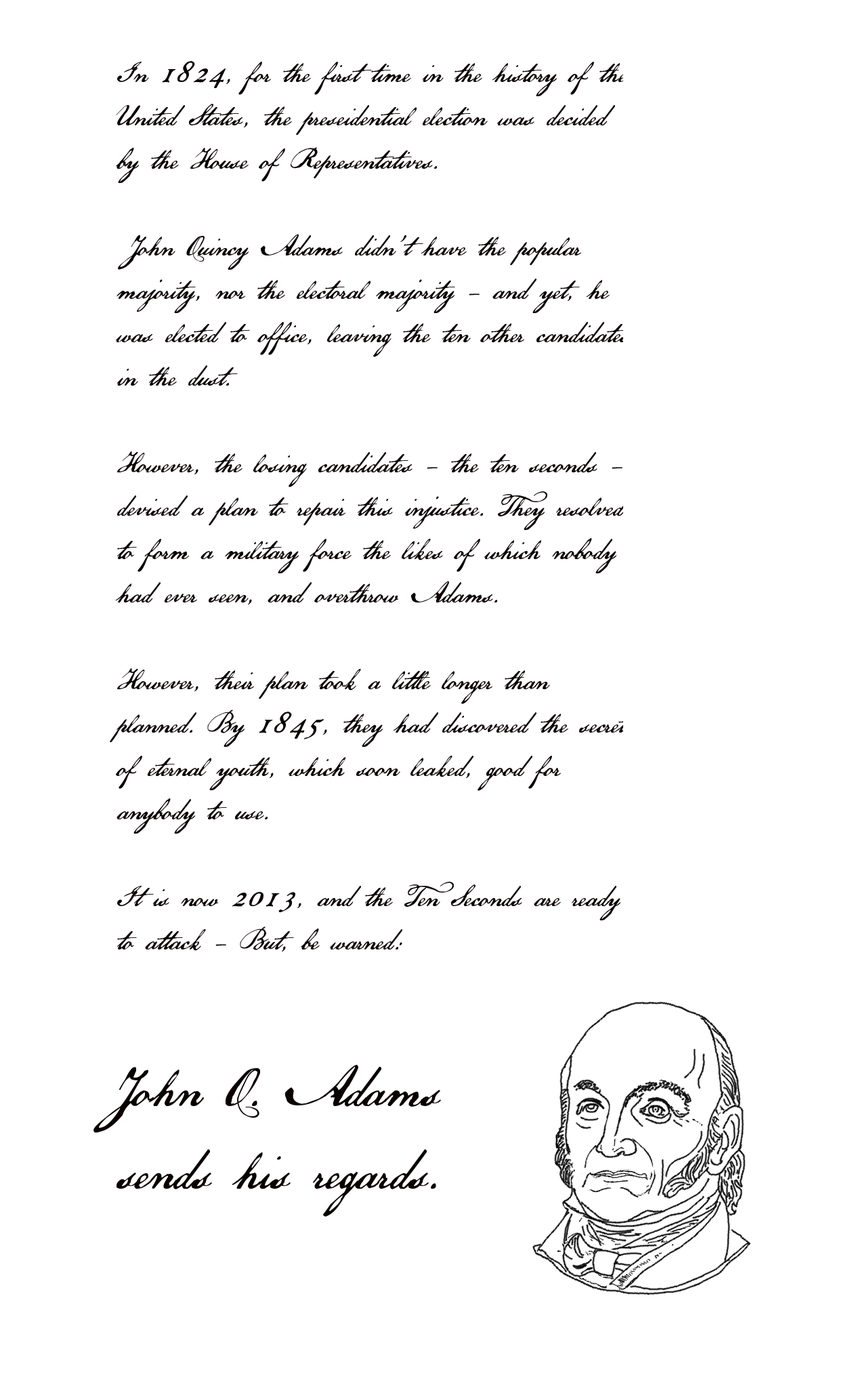
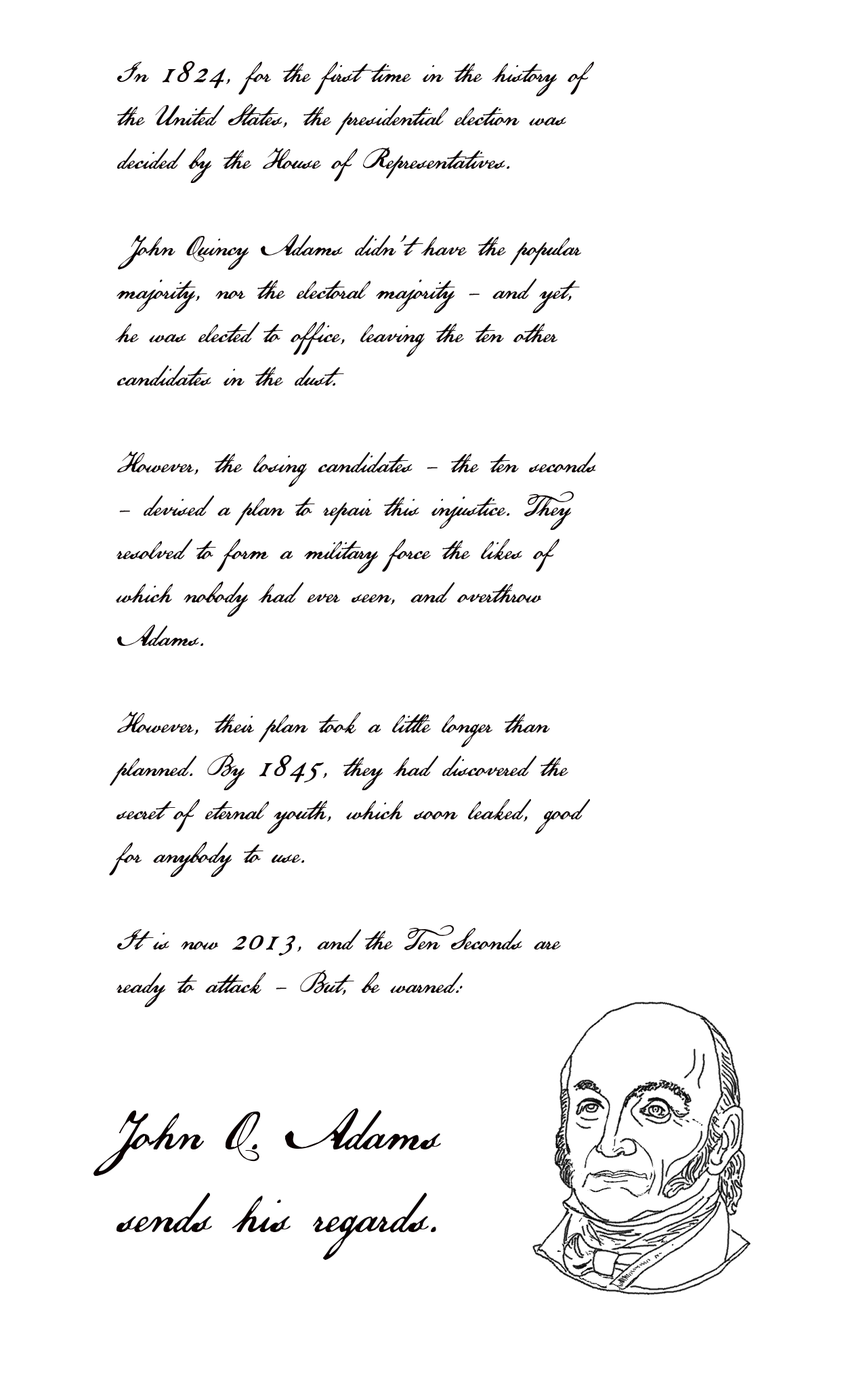
The second 867x1388 image is a revision of the first. Changes to its layers:
painted on "In 1824, for the first time in..." over bbox(93, 63, 624, 1261)
